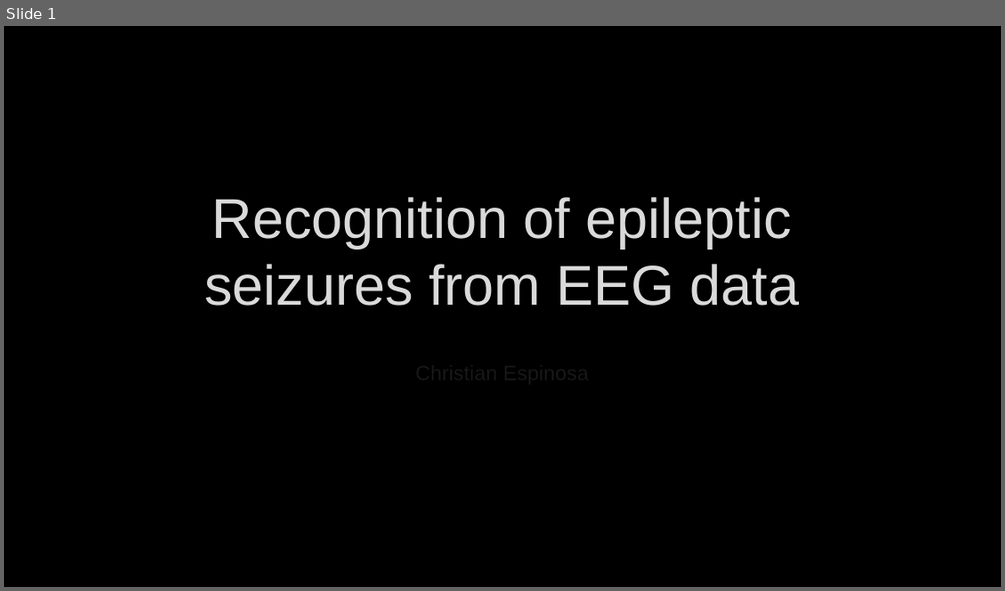
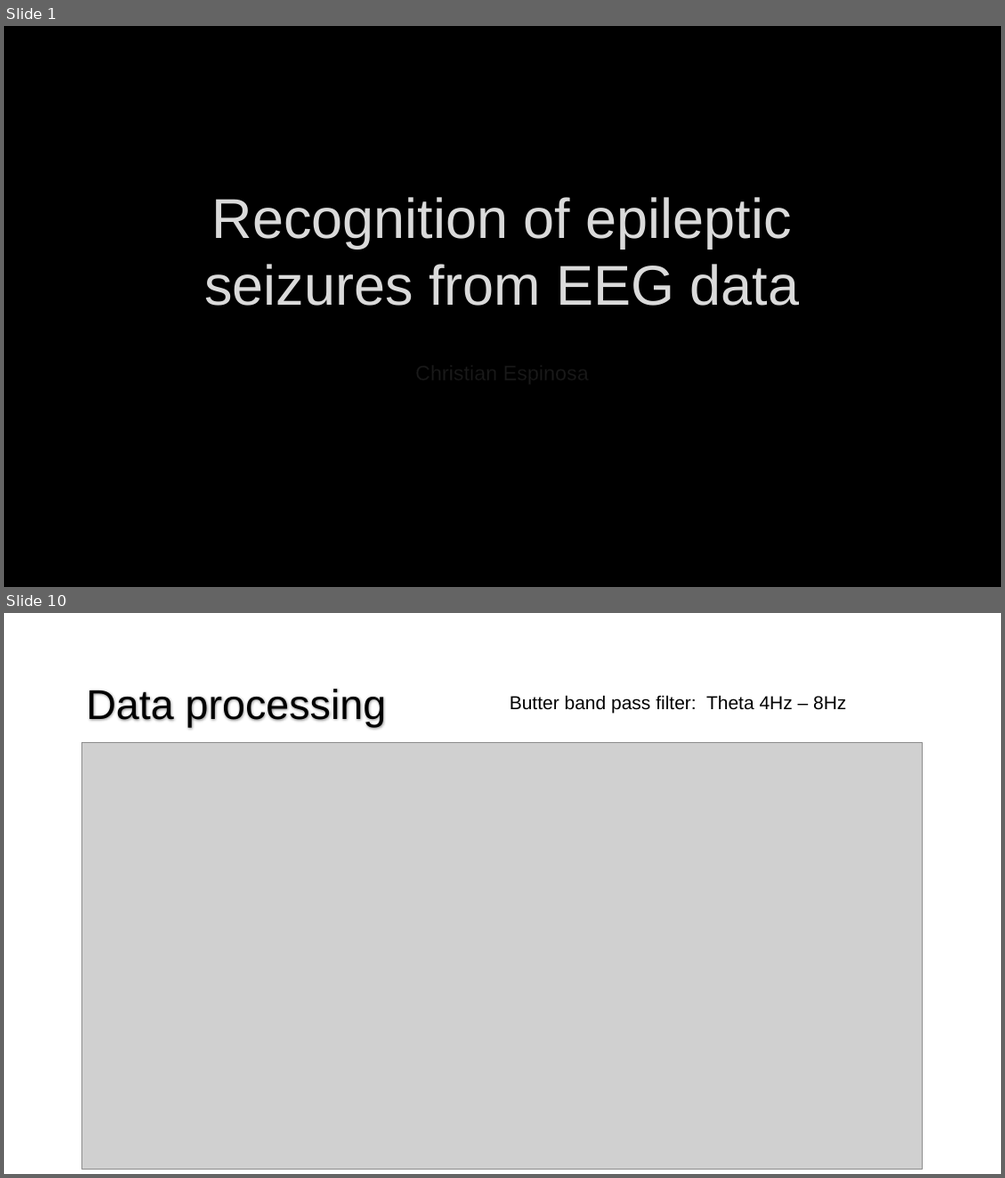
Before and after one commit to Christian-Espinosa/TFG-AI-detection-seizures, a slide deck: Documentation/PresentacióTFG.pptm. Shown one above the other, each under a label of ours: slide 1 before the commit, slides 1 and 10 after it; the slides between them are not shown. The pictures are 1005x591 and 1005x1178 pixels, drawn with LibreOffice and Linux fonts; fonts in the diff are those of the drawing; grey boxes stand for pictures; background and template pictures are left out. Boxes give left, top, right and bottom in pixels: in the first picture for what was removed or moved away, otherwise in the second. Text is boxed around its words. In the diff, an @@ line names an element or a change of style, - is before the commit and + after.

```diff
--- a/Documentation/PresentacióTFG.pptm
+++ b/Documentation/PresentacióTFG.pptm
@@ slide 10 added at [4,613,1001,1174], background #FFFFFF @@
@@ title added at [86,689,387,727], 40 pt, text #000000 @@
+Data processing
@@ text added at [510,695,846,714], 18 pt, text #000000 @@
+Butter band pass filter: Theta 4Hz – 8Hz
@@ picture added at [81,742,922,1169] @@
```
Also in this commit, not shown: 13 other slides added, 1 slide removed, 2 other files.
